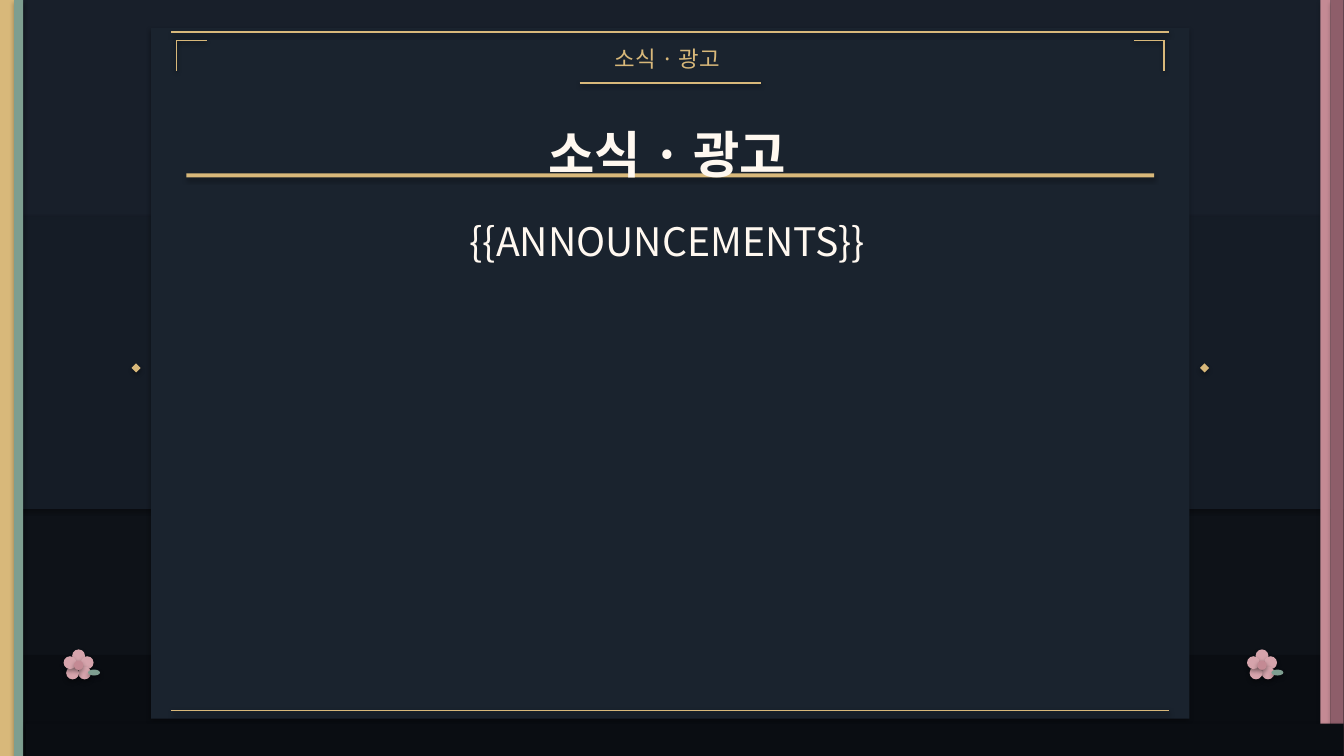
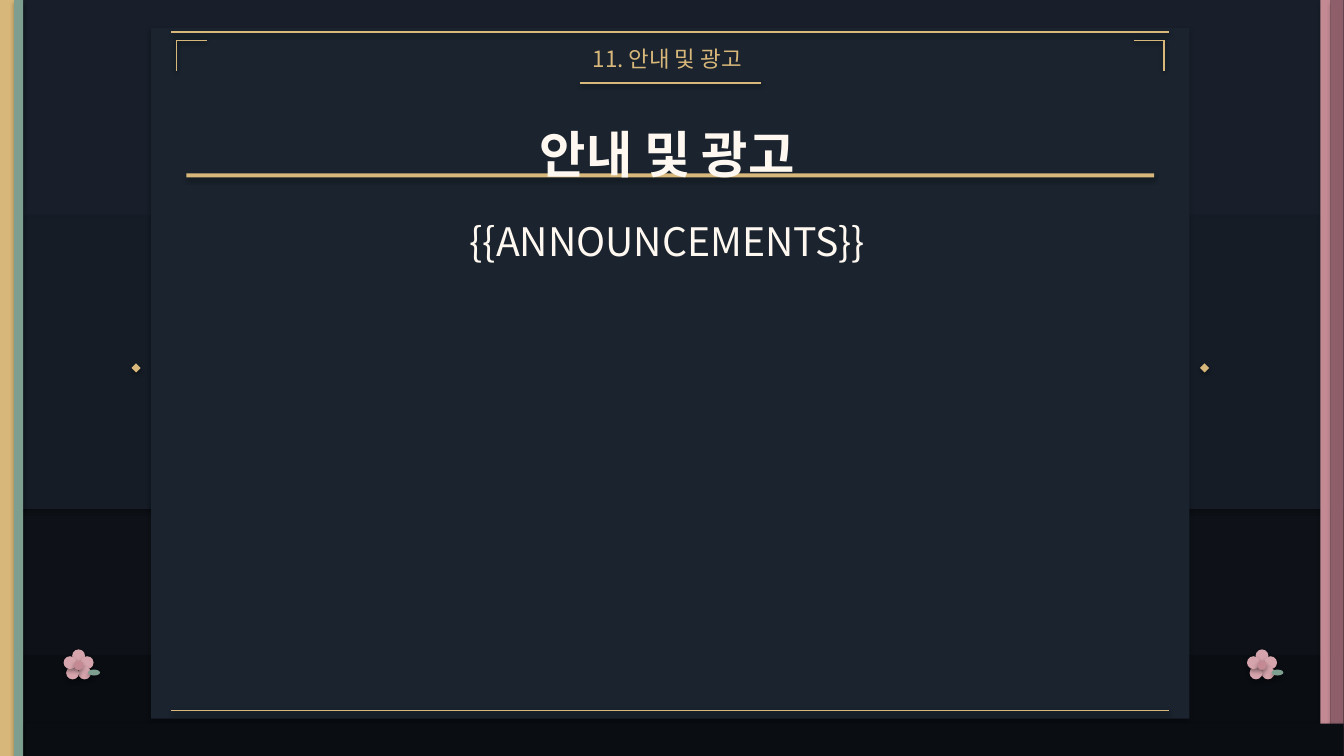
Before and after one commit to greentown2/worship-app, a slide deck: slide 14 of templates/master_worship.pptx (slide 12 before the commit). Drawn at 1344x756 pixels with LibreOffice and Linux fonts; fonts in the diff are those of the drawing. Boxes give left, top, right and bottom in pixels: in the first picture for what was removed or moved away, otherwise in the second. Text is boxed around its words. In the diff, an @@ line names an element or a change of style, - is before the commit and + after.

```diff
--- a/templates/master_worship.pptx
+++ b/templates/master_worship.pptx
@@ text at (593,48,742,69): text changed @@
-소식 · 광고
+11. 안내 및 광고
@@ text at (540,130,795,178): text changed @@
-소식 · 광고
+안내 및 광고
```
Also in this commit, not shown: 8 other slides changed, 2 slides added, 14 other files.
